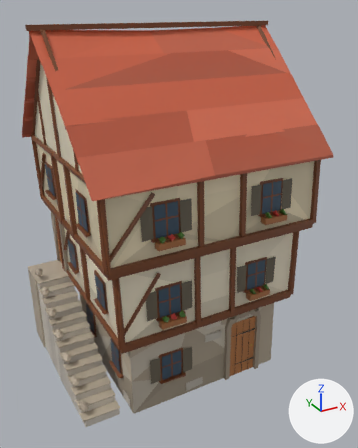
Before and after pictures for a commit that changed the glTF model packages/foundations/world/asset/models/buildings/timber-house-2.glb.
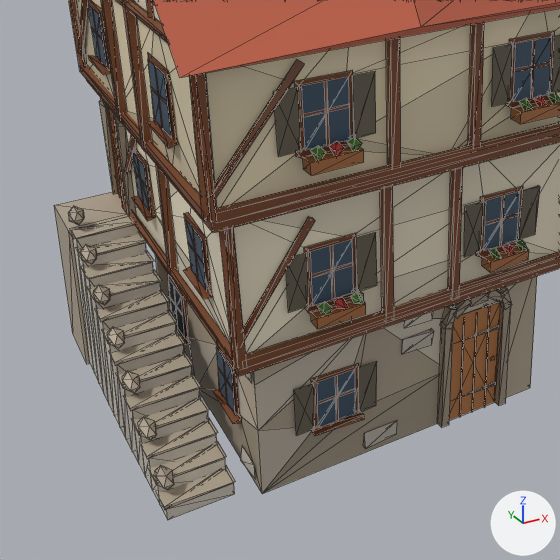
Old and new are each drawn whole from a 50 mm camera at (-6.37, -11.96, 10.38) aimed at (0.05, -0.29, 4.55) and again close up on the part from 0% to 80% of the width and 36% to 100% of the height. The lights are fixed; the arrows at lower right show +X, +Y and +Z. The first two pictures are the older version. The close-ups show mesh edges as thin lines. Objects named as collision shapes, trigger or cutter boxes, shadow casters or lower levels of detail are left out.

The first close-up shows 'buildings/timber-house-2'.
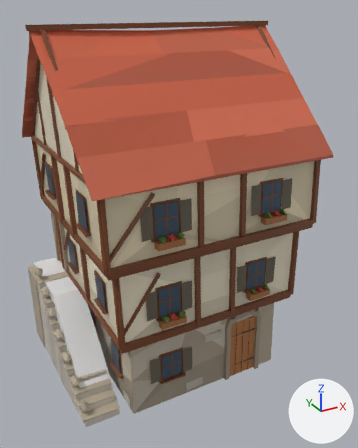
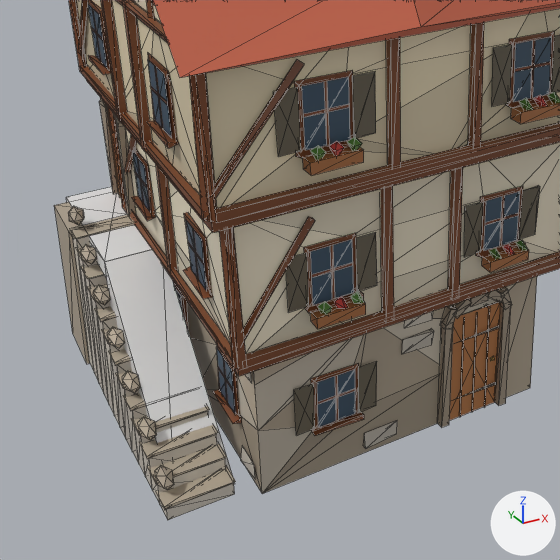
Commit message: Outside stairs walkable: stairs and landing objects in the townhouse and timber-house files, steps up to the landing

Boxes (x1, y1, x2, y2) around the edits, measured in the close-ups (560 x 560 px):
'stairs', added
    after: (105, 250, 235, 484)
'landing', added
    after: (66, 187, 152, 278)

Edits to the bpy script that builds the scene:
```text
Add me_landing:
    me_landing.from_pydata(...)  # a box spanning x -3.55..-2.65, y 0.85..3.2, z 2.27..2.57
Add me_stairs:
    me_stairs.from_pydata([(-3.55, -1.75, 0.0), (-2.65, -1.75, 0.0), (-2.65, 0.85, 0.0), (-3.55, 0.85, 0.0), (-2.65, 0.85, 2.57), (-3.55, 0.85, 2.57)], [], [(0, 2, 1), (0, 3, 2), (0, 1, 4), (0, 4, 5), (1, 2, 4), (2, 3, 5), (2, 5, 4), (3, 0, 5)])
Add ob_landing:
    ob_landing = bpy.data.objects.new('landing', me_landing)
    ob_landing.location = (0.0, 0.0, 0.0)
Add ob_stairs:
    ob_stairs = bpy.data.objects.new('stairs', me_stairs)
    ob_stairs.location = (0.0, 0.0, 0.0)
```
